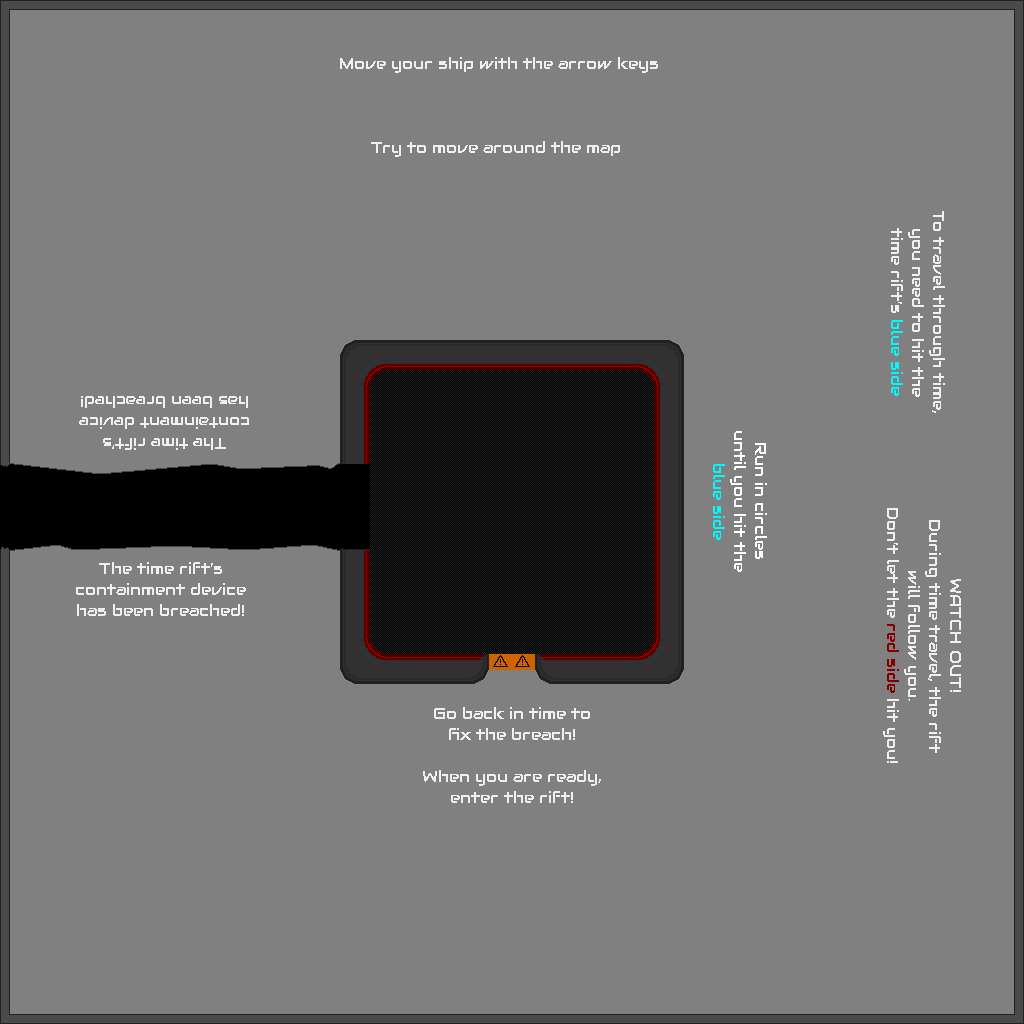
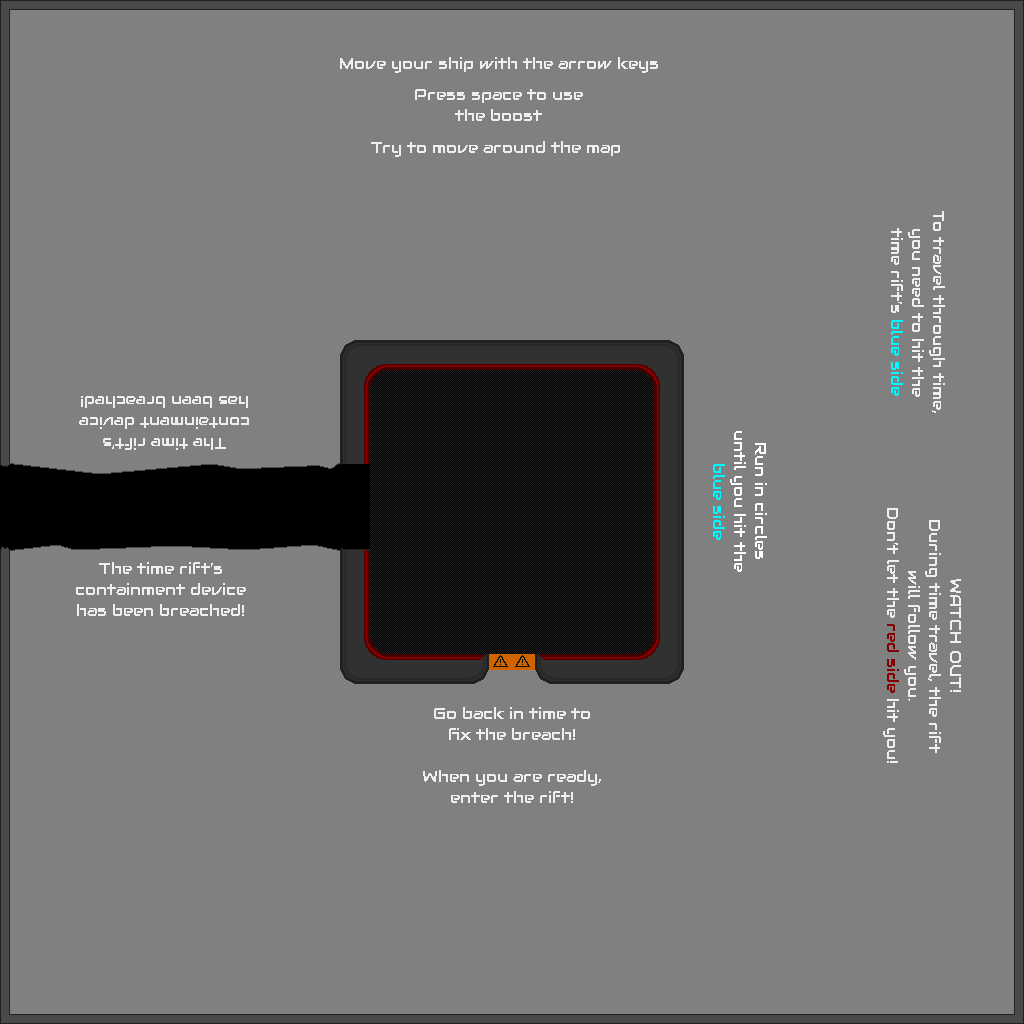
The second 1024 x 1024 image is a revision of the first. Changes to its layers:
added layer "Press space to use ..." above "leveltut-map.ppm" over left=415, top=89, right=583, bottom=121
